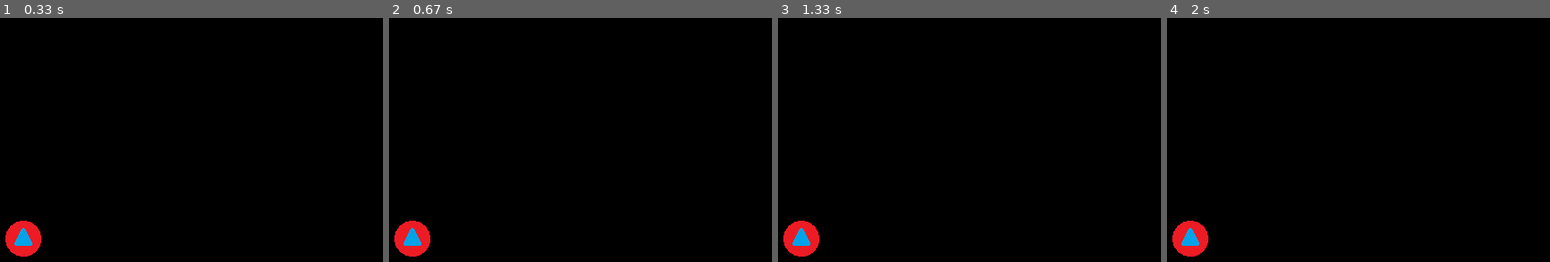
Above: before the commit, frames 1-4 (left to right).
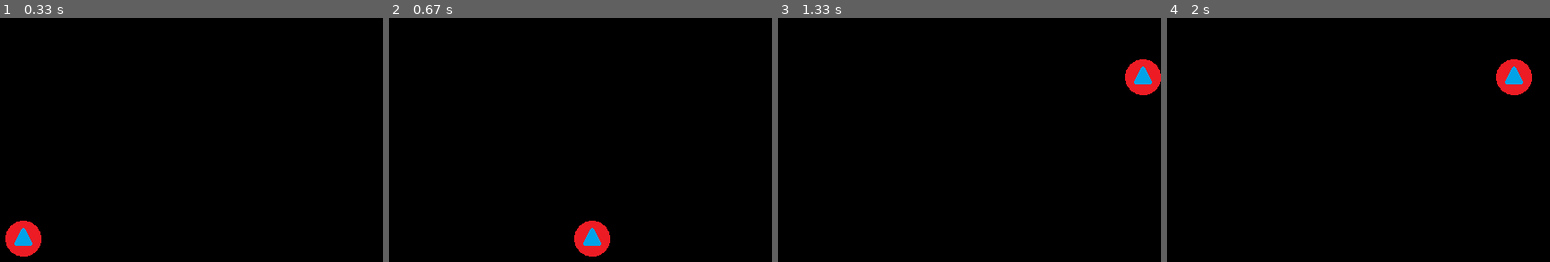
Above: after the commit, the same moments.

Repository: dlt-v/gp-rbc-01
Game: pygame game, started from 09 - pygame/wstep.py
Same seed, same stepped clock (60 frames per second), same inputs: the game is played once before the commit and once after it.
Inputs:
- Up to frame 1 (0.33 s): no input
- Up to frame 2 (0.67 s): hold D from 0.33 s (still down)
- Up to frame 3 (1.33 s): release D at 0.8 s; hold W 0.83-1.13 s; hold D from 1.17 s (still down)
- Up to frame 4 (2 s): release D at 1.63 s; hold A from 1.67 s (still down)

Frame 1 is identical in both runs. In frame 2, 2.2% of the frame differs, in the area x 1-58%, y 83-98%; in frame 3, 2.2%; in frame 4, 2.2%.

Commit message:
update()

Diff:
--- a/09 - pygame/wstep.py
+++ b/09 - pygame/wstep.py
@@ -25,12 +25,36 @@
     image, surface, rect = img_list
     screen_surface.blit(surface, rect)
 
+def set_position_image(img_list, position):
+    image, surface, rect = img_list
+    rect = surface.get_rect(center = position)
+    return [image, surface, rect]
+
+def calculate_player_movement(keys):
+    speed = 10
+    delta_x = 0
+    delta_y = 0
+
+    if keys[pygame.K_w]:
+        delta_y -= speed
+    elif keys[pygame.K_a]:
+        delta_x -= speed
+    elif keys[pygame.K_s]:
+        delta_y += speed
+    elif keys[pygame.K_d]:
+        delta_x += speed
+    return [delta_x, delta_y]
+
 pygame.display.set_caption("Pierwsza gra") # ustawiamy napis okna
 
 clock = pygame.time.Clock()
 
 player_position = [SCREEN_WIDTH // 2, SCREEN_HEIGHT // 2]
 player = load_image('images/player.png', player_position)
+
+new_item = load_image('images/bonus_1.png', [SCREEN_WIDTH - 20, SCREEN_HEIGHT - 20])
+
+background_color = [0, 0, 0]
 
 game_status = True
 
@@ -43,10 +67,30 @@
 
         if event.type == pygame.QUIT: # jeżeli klikniemy na X w rogu okna to wychodzimy z pętli
             game_status = False
+
+    screen_surface.fill(background_color)
+
+    pressed_keys = pygame.key.get_pressed()
+    delta_x, delta_y = calculate_player_movement(pressed_keys)
+
+    player_position[0] += delta_x
+    player_position[1] += delta_y
+
+    player = set_position_image(player, player_position)
+
     print_image(player)
+    # print_image(new_item)
     pygame.display.update() # aktualizujemy ekran
 
     clock.tick(60)
 
 pygame.quit() # wychodzimy
 quit()
+
+"""
+Utwórz ikonę gracza, 40x40 px, może być w paincie, nazwij plik Gracz.png, zaimportuj go do gry i wyświelt w prawym górym rogu ekranu.
+Do 10:10
+
+
+Zmień pozycję new_item do prawego dolnego rogu ekranu.
+"""
Binary file added: 09 - pygame/images/Screenshot 2023-10-15 102840.png
